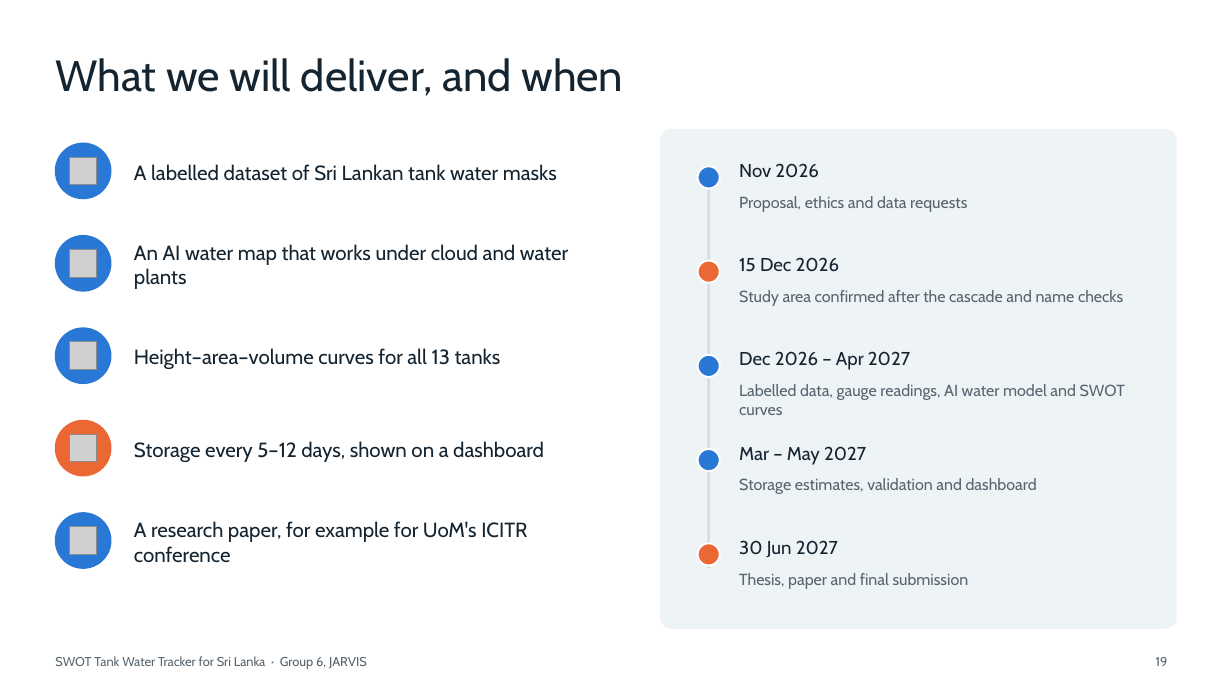
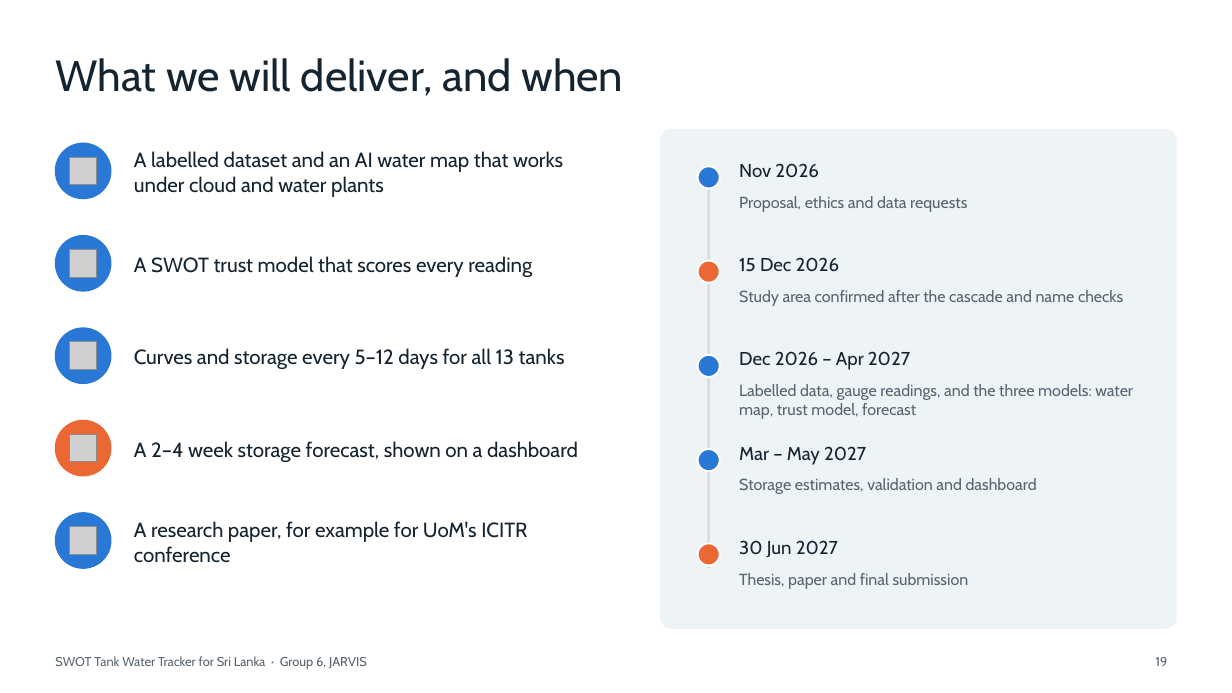
Before and after one commit to jarvis-uom/swot-tank-tracker-site, a slide deck: slide 19 of site/assets/docs/swot-tank-tracker-proposal-talk.pptx. Drawn at 1232x693 pixels with LibreOffice and Linux fonts; fonts in the diff are those of the drawing; grey boxes stand for pictures. Boxes give left, top, right and bottom in pixels: in the first picture for what was removed or moved away, otherwise in the second. Text is boxed around its words. In the diff, an @@ line names an element or a change of style, - is before the commit and + after.

Commit message:
Give each member a model to train: B a SWOT trust model, C a storage forecast
B trains gradient boosting that learns how wrong each SWOT reading is (RQ2). C trains an LSTM that forecasts storage 2-4 weeks ahead; RQ4 is now core, not a stretch goal. Both use the Irrigation Department's daily storage for 117 reservoirs.

```diff
--- a/site/assets/docs/swot-tank-tracker-proposal-talk.pptx
+++ b/site/assets/docs/swot-tank-tracker-proposal-talk.pptx
@@ text at (134,151,563,197): text changed @@
-A labelled dataset of Sri Lankan tank water masks
+A labelled dataset and an AI water map that works under cloud and water plants
@@ text at (134,256,532,277): text changed @@
-An AI water map that works under cloud and water plants
+A SWOT trust model that scores every reading
@@ text at (134,348,565,369): text changed @@
-Height–area–volume curves for all 13 tanks
+Curves and storage every 5–12 days for all 13 tanks
@@ text at (739,384,1133,419): text changed @@
-Labelled data, gauge readings, AI water model and SWOT curves
+Labelled data, gauge readings, and the three models: water map, trust model, forecast
@@ text at (134,441,578,462): text changed @@
-Storage every 5–12 days, shown on a dashboard
+A 2–4 week storage forecast, shown on a dashboard
```
Also in this commit, not shown: 4 other slides changed, 14 other files.
